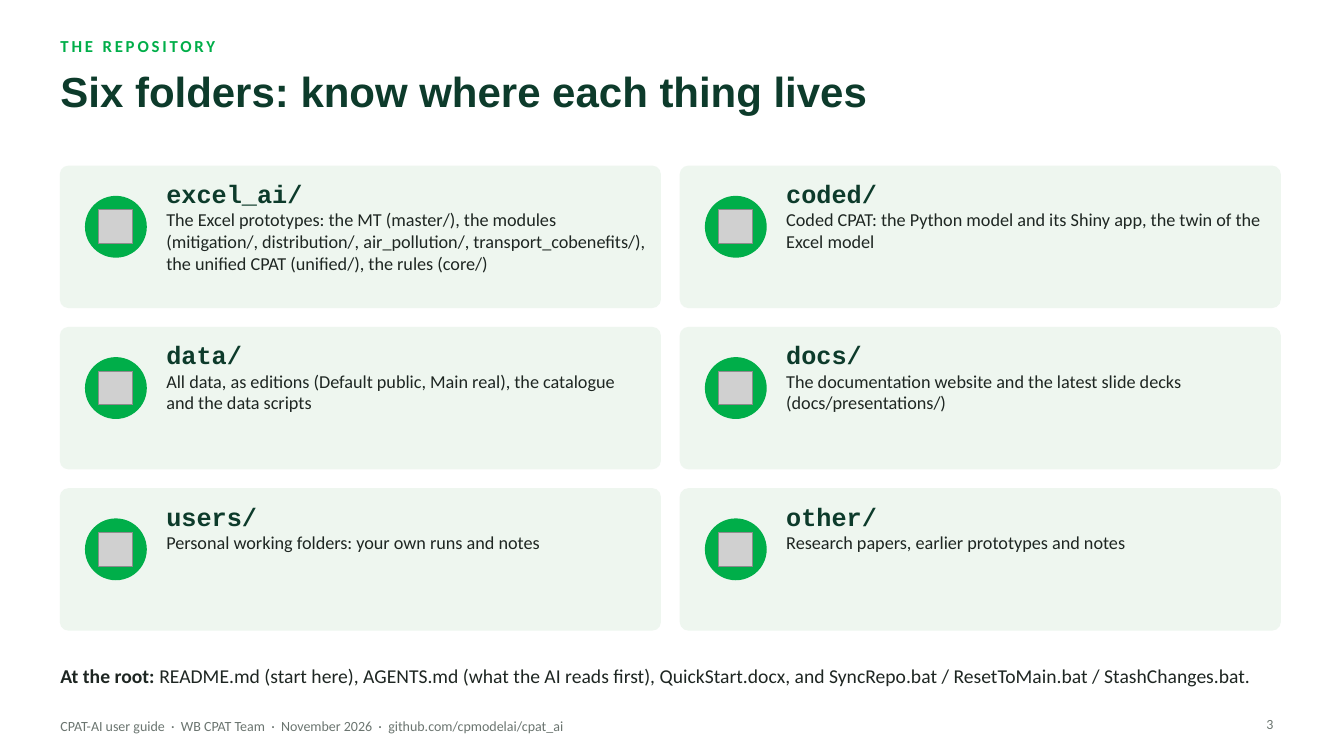
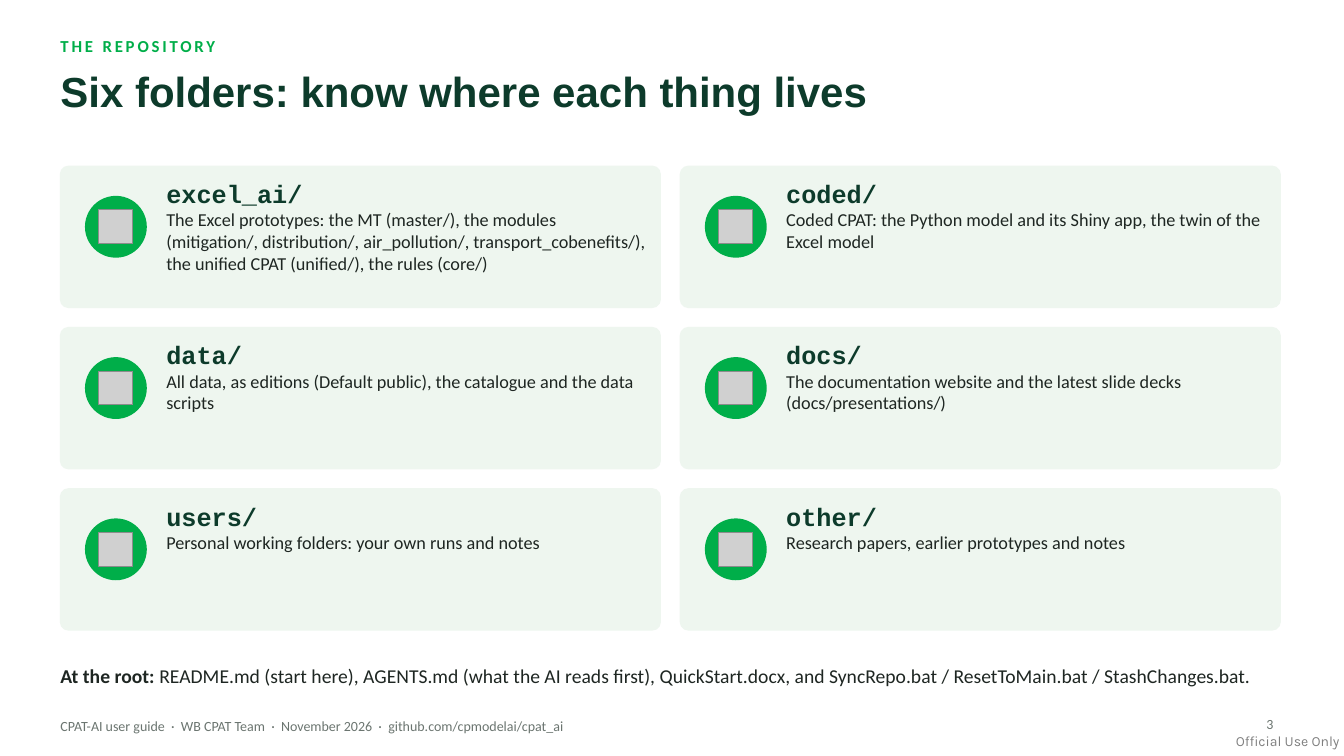
Before and after one commit to cpmodelai/docs, a slide deck: slide 3 of docs/presentations/01_CPAT-AI_UserGuide_latest.pptx. Drawn at 1344x756 pixels with LibreOffice and Linux fonts; fonts in the diff are those of the drawing; grey boxes stand for pictures. Boxes give left, top, right and bottom in pixels: in the first picture for what was removed or moved away, otherwise in the second. Text is boxed around its words. In the diff, an @@ line names an element or a change of style, - is before the commit and + after.

```diff
--- a/docs/presentations/01_CPAT-AI_UserGuide_latest.pptx
+++ b/docs/presentations/01_CPAT-AI_UserGuide_latest.pptx
@@ text at (166, 375, 634, 412): text changed @@
-All data, as editions (Default public, Main real), the catalogue and the data scripts
+All data, as editions (Default public), the catalogue and the data scripts
@@ text added at (1236, 736, 1340, 750), 10 pt, text #000000 at 50% opacity @@
+Official Use Only
```
Also in this commit, not shown: 20 other slides changed, 1 slide removed, 9 other files.
